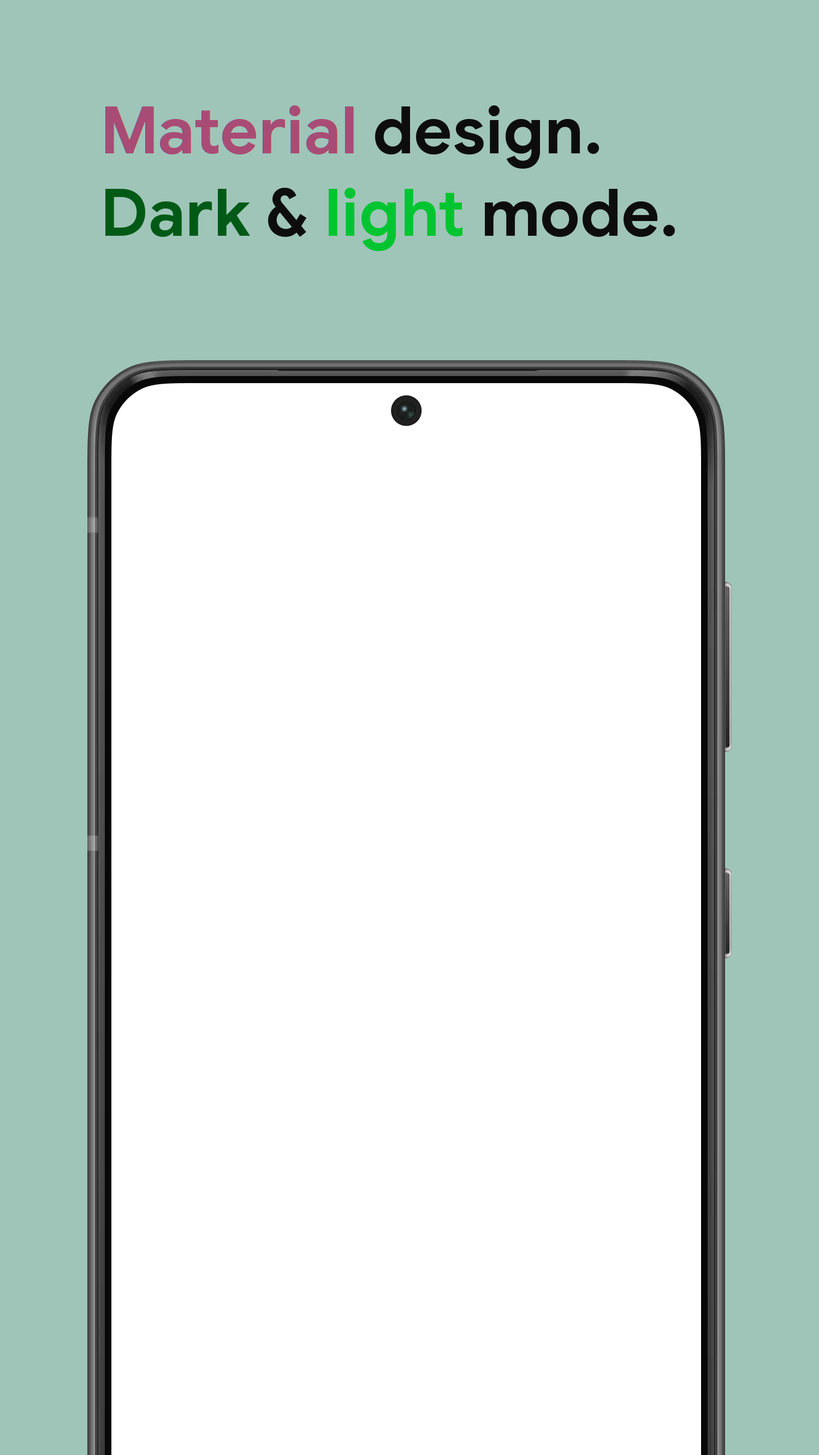
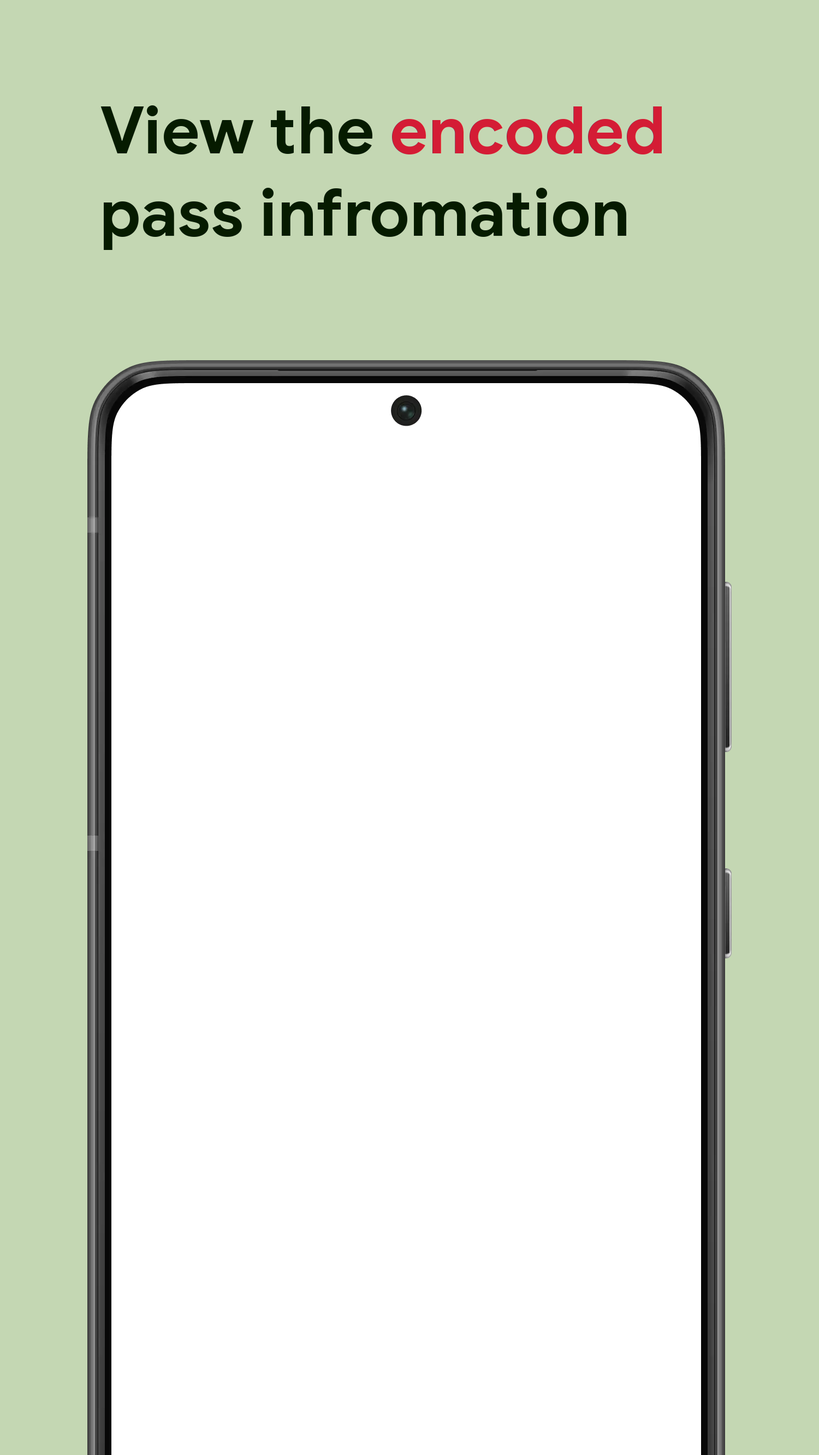
Before/after of a 819 x 1455 layered artwork. What changed in the layer stack:
renamed "Material design. ..." to "View the encoded ...", painted on it over [100, 105, 676, 252]
painted on "Layer" over [0, 0, 819, 1455]
